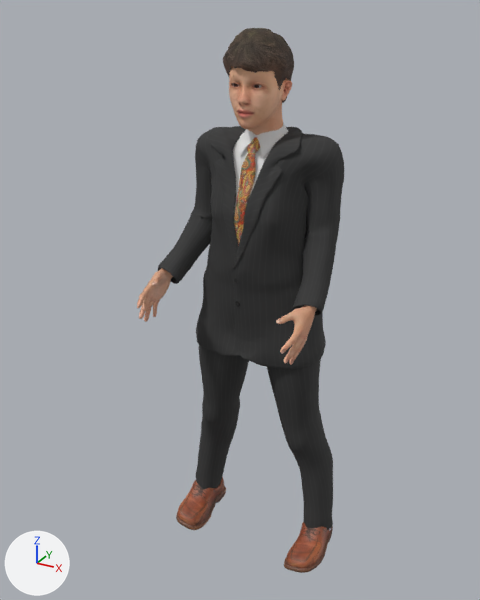
One commit to the glTF model frontend/public/models/professional.glb: the scene before it, then after it.
Camera for both pictures: a 50 mm lens placed at (0.924, -1.942, 1.845), pointed at (-0.045, -0.181, 0.964). The axes (+X, +Y, +Z) are drawn at lower left. The lights are the same throughout. The first picture is the older version. Both versions are drawn at frame 30 of the action 'focus'; the numbers are the values there.

In view in the first picture: 'eyes', 'hair', 'shoes', 'skin', 'suit'.
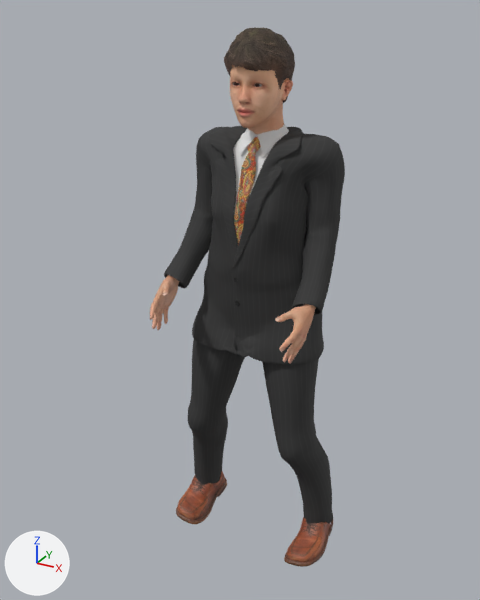
What differs and where, as boxes (x1, y1, x2, y2) in the pictures (480 x 600 px):
'suit', posed: before (158, 123, 344, 530); after (164, 123, 345, 524)
'skin', posed (8% narrower): before (137, 66, 317, 365); after (150, 65, 316, 364)
'shoes', posed: before (176, 477, 333, 573); after (176, 471, 333, 567)
'hair', posed: before (223, 28, 294, 103); after (224, 27, 295, 103)
'eyes', posed: before (233, 83, 262, 88); after (233, 82, 262, 87)
bone 'upperleg01.L', root to tip: before (295, 311) to (296, 287); after (295, 311) to (297, 285)
bone 'lowerleg01.L', root to tip: before (302, 431) to (304, 381); after (295, 441) to (293, 397)
bone 'foot.L', root to tip: before (317, 520) to (319, 488); after (318, 515) to (320, 482)
bone 'upperleg01.R', root to tip: before (233, 297) to (233, 274); after (233, 297) to (236, 273)
bone 'lowerleg01.R', root to tip: before (219, 406) to (218, 358); after (205, 413) to (196, 370)
bone 'foot.R', root to tip: before (211, 481) to (210, 451); after (210, 476) to (210, 445)
bone 'lowerarm01.R', root to tip: before (212, 220) to (198, 188); after (212, 220) to (195, 188)

What the commit changed:
Bone 'upperleg01.L' (bone_upperleg01_l) turns from (0, 0, 0) to (-11, -1, 2) degrees about its own x, y and z.
Bone 'lowerleg01.L' (bone_lowerleg01_l) turns from (0, 0, 0) to (22, 4, -2) degrees about its own x, y and z.
Bone 'foot.L' (bone_foot_l) turns from (0, 0, 0) to (-12, -2, 1) degrees about its own x, y and z.
Bone 'upperleg01.R' (bone_upperleg01_r) turns from (0, 0, 0) to (-11, 1, -2) degrees about its own x, y and z.
Bone 'lowerleg01.R' (bone_lowerleg01_r) turns from (0, 0, 0) to (22, -4, 2) degrees about its own x, y and z.
Bone 'foot.R' (bone_foot_r) turns from (0, 0, 0) to (-12, 2, -1) degrees about its own x, y and z.
Bone 'lowerarm01.R' (bone_lowerarm01_r) turns from (-15, 0, 0) to (-6, 0, 0) degrees about its own x, y and z.
